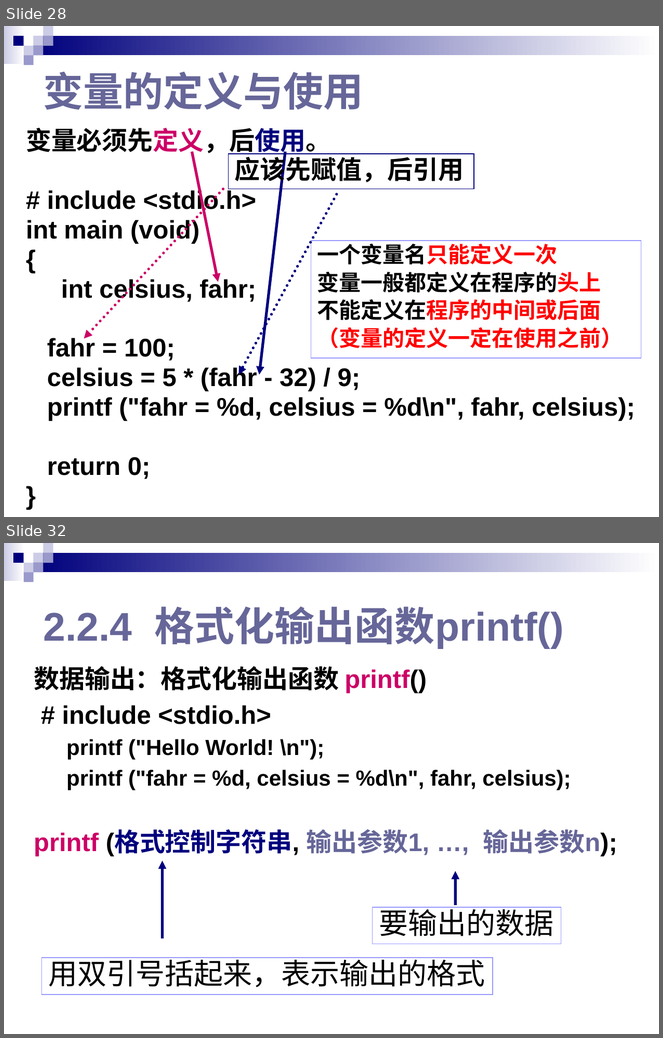
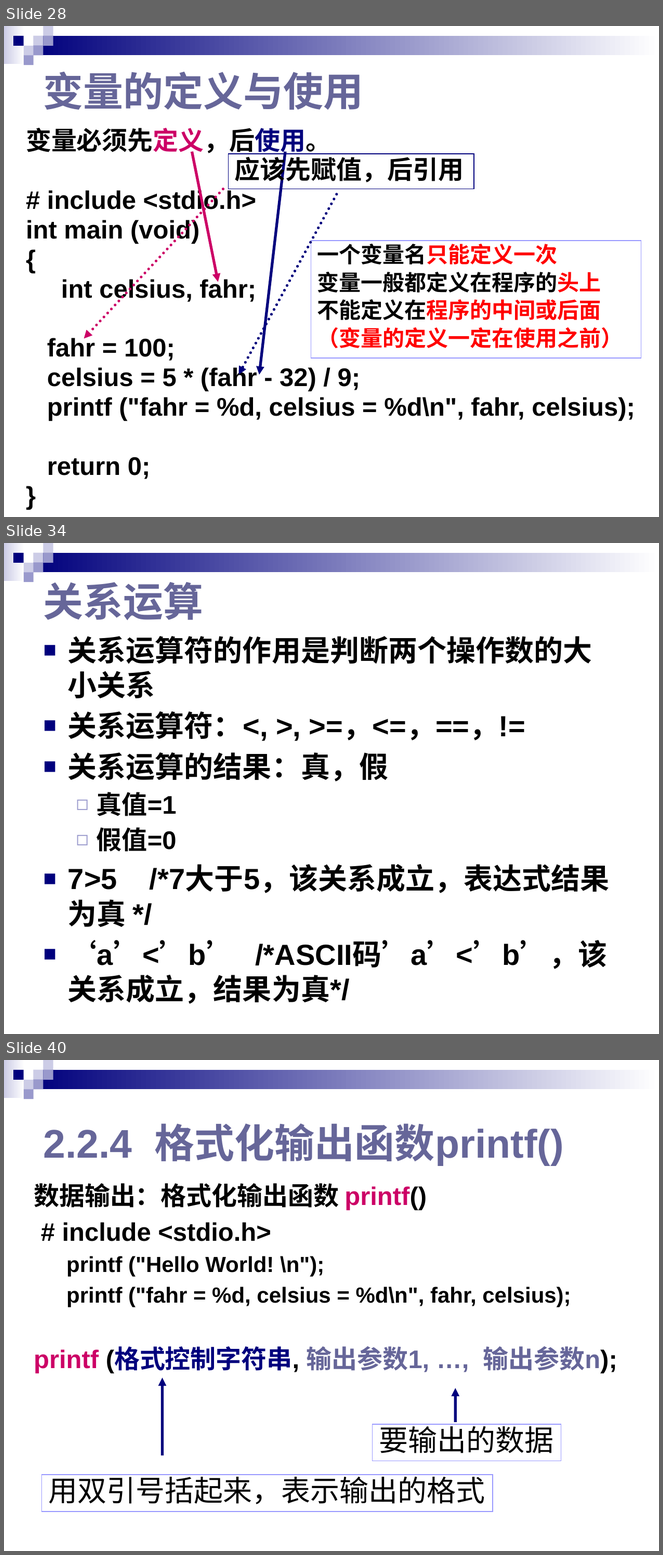
Before and after one commit to BruceY-rgb/sixingyangteaching-mkdocs, a slide deck: docs/day2/chap02用C语言编写程序.pptx. Shown one above the other, each under a label of ours: slides 28 and 32 before the commit, slides 28, 34 and 40 after it; the slides between them are not shown. The pictures are 663x1038 and 663x1555 pixels, drawn with LibreOffice and Linux fonts; fonts in the diff are those of the drawing. Boxes give left, top, right and bottom in pixels: in the first picture for what was removed or moved away, otherwise in the second. Text is boxed around its words. In the diff, an @@ line names an element or a change of style, - is before the commit and + after.

```diff
--- a/docs/day2/chap02用C语言编写程序.pptx
+++ b/docs/day2/chap02用C语言编写程序.pptx
@@ slide 34 added at (4, 543, 659, 1034), background #FFFFFF; not listed: 9 template elements that a slide beside it also shows @@
@@ title added at (44, 582, 204, 620), 44 pt, text #666699, bold @@
+关系运算
@@ text added at (68, 636, 610, 1004), 32 pt, text #000000, bold @@
+■ 关系运算符的作用是判断两个操作数的大小关系
+■ 关系运算符：<, >, >=，<=，==，!=
+■ 关系运算的结果：真，假
+  ◻ 真值=1
+  ◻ 假值=0
+■ 7>5 /*7大于5，该关系成立，表达式结果为真 */
+■ ‘a’<’b’ /*ASCII码’a’<’b’，该关系成立，结果为真*/
@@ what was slide 32 is now slide 40 @@
```
Also in this commit, not shown: 3 slides changed, 7 other slides added, 19 other files.
